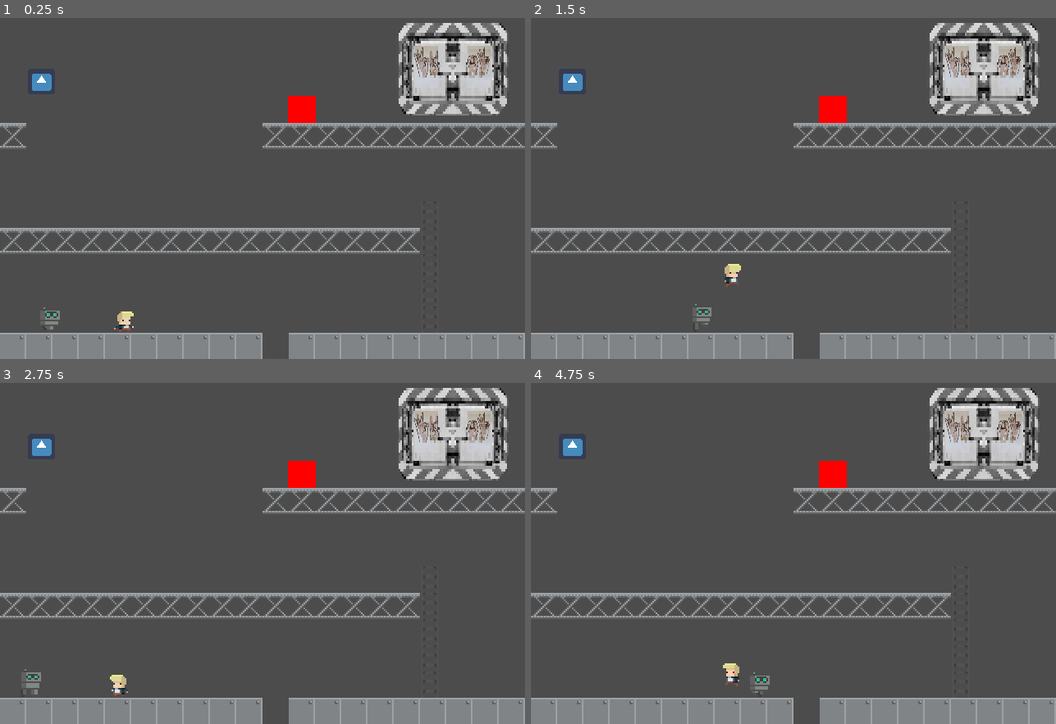
Above: before the commit, frames 1-4 (two rows, left to right).
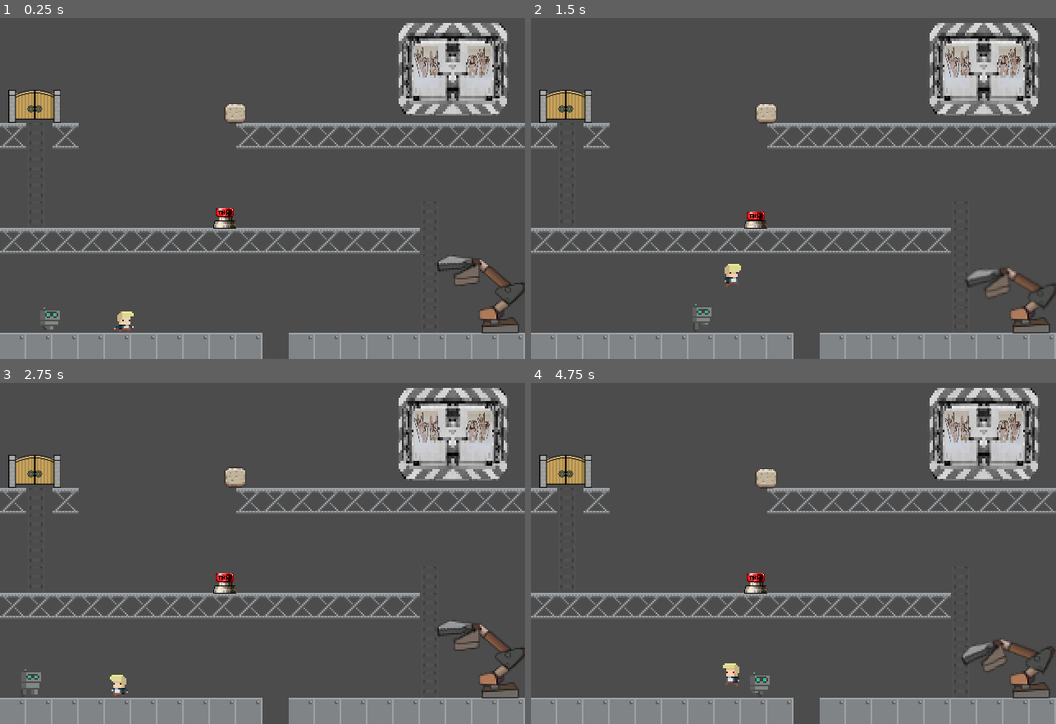
Above: after the commit, the same moments.

Repository: Fredz66/thsf9
Game: Godot game, scene res://scene1.tscn
Same seed, same stepped clock (60 frames per second), same inputs: the game is played once before the commit and once after it. The engine's default icon, where the game draws it, is replaced by a stand-in: a white triangle on a blue panel in a dark square.
Inputs:
- Up to frame 1 (0.25 s): no input
- Up to frame 2 (1.5 s): hold Up (ui_up) 0.53-1.28 s; hold Right (ui_right) from 0.53 s (still down); tap Up (ui_up) at 1.35 s
- Up to frame 3 (2.75 s): tap Up (ui_up) at 1.52, 1.82 s; release Right (ui_right) at 2.03 s; hold Left (ui_left) from 2.03 s (still down); hold Up (ui_up) from 2.03 s (still down)
- Up to frame 4 (4.75 s): release Left (ui_left) at 2.78 s; release Up (ui_up) at 2.78 s; hold Right (ui_right) 2.78-4.28 s; tap Up (ui_up) at 2.85, 3.02, 3.32, 4.35, 4.52 s; hold Up (ui_up) 3.53-4.28 s; hold Left (ui_left) from 4.28 s (still down)

The runs differ from the first frame. In frame 1, 3.0% of the frame differs, in the area x 1-100%, y 16-93%; in frame 2, 2.9%; in frame 3, 3.0%; in frame 4, 3.0%.

Commit message:
Ajout de divers éléments au niveau 1.

Diff:
--- /dev/null
+++ b/Pierre.gd
@@ -0,0 +1,14 @@
+extends KinematicBody2D
+
+
+var motion = Vector2()
+var speed = 200
+var GRAVITY = 2
+var addition = 1
+
+func _physics_process(delta):
+	move_and_collide(motion * delta)
+	motion.y += GRAVITY
+#	var direction = ($Player.position - position).normalized()
+#	var motion = direction * SPEED * delta
+#	position += motion
--- a/Player.gd
+++ b/Player.gd
@@ -14,14 +14,29 @@
 var on_ladder = false
 var contact = false
 
+var door
+var brasrobot
+var boutonrouge
+
+func _ready():
+	door = get_node("../Door/Sprite")
+	door.connect("animation_finished", self, "on_door_animation_finished")
+	brasrobot = get_node("../BrasRobot/Sprite")
+	brasrobot.play("Move")
+	boutonrouge = get_node("../BoutonRouge/Sprite")
+	boutonrouge.play("Push")
+
+func on_door_animation_finished():
+	contact = true
+
 func _physics_process(delta):
 
 	motion.y += GRAVITY
 
-	print ("y :")
-	print (position.y)
-	print ("x :")
-	print (position.x)
+#	print ("y :")
+#	print (position.y)
+#	print ("x :")
+#	print (position.x)
 
 	if Input.is_action_pressed("ui_right"):
 		motion.x = SPEED
@@ -44,10 +59,10 @@
 	# LADDER
 	var tilemap = get_parent().get_node("TileMap2")
 
-	if not tilemap == null:
+	if tilemap != null:
 		var map_pos = tilemap.world_to_map(position)
 		var id = tilemap.get_cellv(map_pos)
-		if id > -1:
+		if id != -1:
 			if tilemap.get_tileset().tile_get_name(id) == "ladder":
 				on_ladder = true
 				#left_tile = (TileMap2.get_cellv(TileMap2.world_to_map(pos)))
@@ -55,14 +70,15 @@
 				on_ladder = false
 		else:
 			on_ladder = false
+
 	if on_ladder == true:
 		if Input.is_action_pressed("ui_up"):
-			pass
-			if position.x >= 200:
-				position.x = 263
-				print (position.x)
-			else:
-				position.x = 200
+			#pass
+#			if position.x >= 200:
+#				position.x = 263
+#				print (position.x)
+#			else:
+#				position.x = 200
 			motion.y = -80
 			$Sprite.play("Climb")
 
@@ -79,5 +95,12 @@
 func _on_TEST_body_entered(body):
 	contact = true
 
+func _on_Door_body_entered(body):
+	door.play("Open")
+	#$Sprite.play("Open")
+	print(body.get_name())
+	#get_node("/root/Door").$Sprite.play("Open")
+	pass
+
 func _on_robot_body_entered(body):
 	get_tree().reload_current_scene()
--- a/scene1.tscn
+++ b/scene1.tscn
@@ -1,37 +1,46 @@
-[gd_scene load_steps=40 format=2]
+[gd_scene load_steps=54 format=2]
 
 [ext_resource path="res://TileSet02.tres" type="TileSet" id=1]
 [ext_resource path="res://Player.gd" type="Script" id=2]
-[ext_resource path="res://player/run/000.png" type="Texture" id=3]
-[ext_resource path="res://player/run/001.png" type="Texture" id=4]
-[ext_resource path="res://player/run/002.png" type="Texture" id=5]
-[ext_resource path="res://player/run/003.png" type="Texture" id=6]
-[ext_resource path="res://player/run/004.png" type="Texture" id=7]
-[ext_resource path="res://player/run/005.png" type="Texture" id=8]
-[ext_resource path="res://player/run/006.png" type="Texture" id=9]
-[ext_resource path="res://player/run/007.png" type="Texture" id=10]
-[ext_resource path="res://player/run/008.png" type="Texture" id=11]
-[ext_resource path="res://player/run/009.png" type="Texture" id=12]
-[ext_resource path="res://player/idle/000.png" type="Texture" id=13]
-[ext_resource path="res://player/idle/001.png" type="Texture" id=14]
-[ext_resource path="res://player/idle/002.png" type="Texture" id=15]
-[ext_resource path="res://player/idle/003.png" type="Texture" id=16]
-[ext_resource path="res://player/idle/004.png" type="Texture" id=17]
+[ext_resource path="res://player/idle/000.png" type="Texture" id=3]
+[ext_resource path="res://player/idle/001.png" type="Texture" id=4]
+[ext_resource path="res://player/idle/002.png" type="Texture" id=5]
+[ext_resource path="res://player/idle/003.png" type="Texture" id=6]
+[ext_resource path="res://player/idle/004.png" type="Texture" id=7]
+[ext_resource path="res://player/run/000.png" type="Texture" id=8]
+[ext_resource path="res://player/run/001.png" type="Texture" id=9]
+[ext_resource path="res://player/run/002.png" type="Texture" id=10]
+[ext_resource path="res://player/run/003.png" type="Texture" id=11]
+[ext_resource path="res://player/run/004.png" type="Texture" id=12]
+[ext_resource path="res://player/run/005.png" type="Texture" id=13]
+[ext_resource path="res://player/run/006.png" type="Texture" id=14]
+[ext_resource path="res://player/run/007.png" type="Texture" id=15]
+[ext_resource path="res://player/run/008.png" type="Texture" id=16]
+[ext_resource path="res://player/run/009.png" type="Texture" id=17]
 [ext_resource path="res://player/climb/000.png" type="Texture" id=18]
 [ext_resource path="res://player/climb/001.png" type="Texture" id=19]
 [ext_resource path="res://icon.png" type="Texture" id=20]
-[ext_resource path="res://KinematicBody2D.gd" type="Script" id=21]
-[ext_resource path="res://red.png" type="Texture" id=22]
-[ext_resource path="res://porte-pixel3.png" type="Texture" id=23]
-[ext_resource path="res://robot.gd" type="Script" id=24]
-[ext_resource path="res://robot/r001.png" type="Texture" id=25]
-[ext_resource path="res://robot/r002.png" type="Texture" id=26]
-[ext_resource path="res://robot/r003.png" type="Texture" id=27]
-[ext_resource path="res://robot/r004.png" type="Texture" id=28]
-[ext_resource path="res://robot/r005.png" type="Texture" id=29]
-[ext_resource path="res://robot/r006.png" type="Texture" id=30]
-[ext_resource path="res://robot/r007.png" type="Texture" id=31]
-[ext_resource path="res://robot/r008.png" type="Texture" id=32]
+[ext_resource path="res://porte-pixel3.png" type="Texture" id=21]
+[ext_resource path="res://robot.gd" type="Script" id=22]
+[ext_resource path="res://robot/r001.png" type="Texture" id=23]
+[ext_resource path="res://robot/r002.png" type="Texture" id=24]
+[ext_resource path="res://robot/r003.png" type="Texture" id=25]
+[ext_resource path="res://robot/r004.png" type="Texture" id=26]
+[ext_resource path="res://robot/r005.png" type="Texture" id=27]
+[ext_resource path="res://robot/r006.png" type="Texture" id=28]
+[ext_resource path="res://robot/r007.png" type="Texture" id=29]
+[ext_resource path="res://robot/r008.png" type="Texture" id=30]
+[ext_resource path="res://brasrobot/1.png" type="Texture" id=31]
+[ext_resource path="res://brasrobot/2.png" type="Texture" id=32]
+[ext_resource path="res://brasrobot/3.png" type="Texture" id=33]
+[ext_resource path="res://door/object_door_horizontal_1.png" type="Texture" id=34]
+[ext_resource path="res://door/object_door_horizontal_2.png" type="Texture" id=35]
+[ext_resource path="res://door/object_door_horizontal_3.png" type="Texture" id=36]
+[ext_resource path="res://door/object_door_horizontal_4.png" type="Texture" id=37]
+[ext_resource path="res://Pierre.gd" type="Script" id=38]
+[ext_resource path="res://pierre/pierre.png" type="Texture" id=39]
+[ext_resource path="res://bouton/bouton-rouge.png" type="Texture" id=40]
+[ext_resource path="res://bouton/bouton-rouge-enfonce.png" type="Texture" id=41]
 
 [sub_resource type="RectangleShape2D" id=1]
 
@@ -41,16 +50,16 @@
 [sub_resource type="SpriteFrames" id=2]
 
 animations = [ {
-"frames": [ ExtResource( 3 ), ExtResource( 4 ), ExtResource( 5 ), ExtResource( 6 ), ExtResource( 7 ), ExtResource( 8 ), ExtResource( 9 ), ExtResource( 10 ), ExtResource( 11 ), ExtResource( 12 ) ],
+"frames": [ ExtResource( 3 ), ExtResource( 4 ), ExtResource( 5 ), ExtResource( 6 ), ExtResource( 7 ) ],
+"loop": true,
+"name": "Idle",
+"speed": 5.0
+}, {
+"frames": [ ExtResource( 8 ), ExtResource( 9 ), ExtResource( 10 ), ExtResource( 11 ), ExtResource( 12 ), ExtResource( 13 ), ExtResource( 14 ), ExtResource( 15 ), ExtResource( 16 ), ExtResource( 17 ) ],
 "loop": true,
 "name": "Run",
 "speed": 12.0
 }, {
-"frames": [ ExtResource( 13 ), ExtResource( 14 ), ExtResource( 15 ), ExtResource( 16 ), ExtResource( 17 ) ],
-"loop": true,
-"name": "Idle",
-"speed": 5.0
-}, {
 "frames": [ ExtResource( 18 ), ExtResource( 19 ) ],
 "loop": true,
 "name": "Climb",
@@ -62,11 +71,6 @@
 custom_solver_bias = 0.0
 extents = Vector2( 12.9686, 13.3356 )
 
-[sub_resource type="RectangleShape2D" id=4]
-
-custom_solver_bias = 0.0
-extents = Vector2( 9.55769, 8.99517 )
-
 [sub_resource type="RectangleShape2D" id=5]
 
 custom_solver_bias = 0.0
@@ -80,12 +84,54 @@
 [sub_resource type="SpriteFrames" id=7]
 
 animations = [ {
-"frames": [ ExtResource( 25 ), ExtResource( 25 ), ExtResource( 26 ), ExtResource( 27 ), ExtResource( 28 ), ExtResource( 29 ), ExtResource( 30 ), ExtResource( 31 ), ExtResource( 32 ) ],
+"frames": [ ExtResource( 23 ), ExtResource( 23 ), ExtResource( 24 ), ExtResource( 25 ), ExtResource( 26 ), ExtResource( 27 ), ExtResource( 28 ), ExtResource( 29 ), ExtResource( 30 ) ],
 "loop": true,
 "name": "Run",
 "speed": 12.0
 } ]
 _sections_unfolded = [ "Resource" ]
+
+[sub_resource type="SpriteFrames" id=8]
+
+animations = [ {
+"frames": [ ExtResource( 31 ), ExtResource( 32 ), ExtResource( 33 ), ExtResource( 31 ) ],
+"loop": true,
+"name": "Move",
+"speed": 1.0
+} ]
+
+[sub_resource type="SpriteFrames" id=9]
+
+animations = [ {
+"frames": [ ExtResource( 34 ), ExtResource( 35 ), ExtResource( 36 ), ExtResource( 37 ) ],
+"loop": false,
+"name": "Open",
+"speed": 5.0
+} ]
+
+[sub_resource type="RectangleShape2D" id=10]
+
+custom_solver_bias = 0.0
+extents = Vector2( 15.7129, 10 )
+
+[sub_resource type="RectangleShape2D" id=11]
+
+custom_solver_bias = 0.0
+extents = Vector2( 32.9127, 32.3241 )
+
+[sub_resource type="SpriteFrames" id=13]
+
+animations = [ {
+"frames": [ ExtResource( 40 ), ExtResource( 41 ) ],
+"loop": true,
+"name": "Push",
+"speed": 1.0
+} ]
+
+[sub_resource type="RectangleShape2D" id=12]
+
+custom_solver_bias = 0.0
+extents = Vector2( 7.00729, 6.2376 )
 
 [node name="World" type="Node" index="0"]
 
@@ -107,8 +153,11 @@
 collision_mask = 1
 occluder_light_mask = 1
 format = 1
-tile_data = PoolIntArray( 262144, 2, 0, 262154, 2, 0, 262155, 2, 0, 262156, 2, 0, 262157, 2, 0, 262158, 2, 0, 262159, 2, 0, 262160, 2, 0, 262161, 2, 0, 262162, 2, 0, 262163, 2, 0, 458768, 4, 0, 524288, 2, 0, 524289, …(539 unchanged characters)…
+tile_data = PoolIntArray( 262144, 2, 0, 262145, 4, 0, 262146, 2, 0, 262153, 2, 0, 262154, 2, 0, 262155, 2, 0, 262156, 2, 0, 262157, 2, 0, 262158, 2, 0, 262159, 2, 0, 262160, 2, 0, 262161, 2, 0, 262162, 2, 0, 262163, 2, 0, 327681, 4, 0, 393217, 4, 0, 458753, 4, 0, 458768, 4, 0, 524288, 2, 0, 524289, …(539 unchanged characters)…
 _sections_unfolded = [ "Cell" ]
+__meta__ = {
+"_edit_lock_": true
+}
 
 [node name="Player" type="KinematicBody2D" parent="." index="1"]
 
@@ -142,6 +191,8 @@
 
 [node name="Godot" type="KinematicBody2D" parent="." index="2"]
 
+editor/display_folded = true
+visible = false
 position = Vector2( -56.4678, 88.4047 )
 input_pickable = false
 collision_layer = 1
@@ -162,37 +213,11 @@
 
 texture = ExtResource( 20 )
 
-[node name="rouge" type="KinematicBody2D" parent="." index="3"]
-
-position = Vector2( 183.475, 54.6954 )
-scale = Vector2( 0.266421, 0.259518 )
-input_pickable = false
-collision_layer = 1
-collision_mask = 1
-collision/safe_margin = 0.08
-script = ExtResource( 21 )
-_sections_unfolded = [ "Collision", "Material", "Pickable", "Transform", "Visibility", "Z Index", "collision" ]
-__meta__ = {
-"_edit_group_": true,
-"_edit_lock_": true
-}
-
-[node name="CollisionShape2D" type="CollisionShape2D" parent="rouge" index="0"]
-
-position = Vector2( -4.93728, 1.28859 )
-scale = Vector2( 3.77752, 3.83859 )
-shape = SubResource( 4 )
-
-[node name="sprite3" type="Sprite" parent="rouge" index="1"]
-
-position = Vector2( -30.4067, -28.5606 )
-texture = ExtResource( 22 )
-centered = false
-_sections_unfolded = [ "Animation", "Material", "Offset", "Region", "Transform", "Visibility", "Z Index" ]
-
-[node name="TEST" type="Area2D" parent="." index="4"]
-
-position = Vector2( 25.2452, 38.8328 )
+[node name="TEST" type="Area2D" parent="." index="3"]
+
+editor/display_folded = true
+visible = false
+position = Vector2( 24.1118, 35.6934 )
 scale = Vector2( 0.265252, 0.238997 )
 input_pickable = true
 gravity_vec = Vector2( 0, 1 )
@@ -201,6 +226,9 @@
 angular_damp = 1.0
 audio_bus_override = false
 audio_bus_name = "Master"
+__meta__ = {
+"_edit_group_": true
+}
 
 [node name="Sprite" type="Sprite" parent="TEST" index="0"]
 
@@ -211,8 +239,9 @@
 position = Vector2( -3.77, 0 )
 shape = SubResource( 5 )
 
-[node name="porte" type="KinematicBody2D" parent="." index="5"]
-
+[node name="porte" type="KinematicBody2D" parent="." index="4"]
+
+editor/display_folded = true
 position = Vector2( 274.817, 29.3992 )
 input_pickable = false
 collision_layer = 1
@@ -226,10 +255,11 @@
 
 position = Vector2( 1.39014, 1.7701 )
 scale = Vector2( 0.142767, 0.199433 )
-texture = ExtResource( 23 )
-
-[node name="robot" type="Area2D" parent="." index="6"]
-
+texture = ExtResource( 21 )
+
+[node name="robot" type="Area2D" parent="." index="5"]
+
+editor/display_folded = true
 position = Vector2( 13.4646, 182.294 )
 scale = Vector2( 0.276115, 0.283511 )
 input_pickable = false
@@ -255,6 +285,99 @@
 frames = SubResource( 7 )
 animation = "Run"
 
+[node name="BrasRobot" type="KinematicBody2D" parent="." index="6"]
+
+position = Vector2( 58.1718, 16.6205 )
+input_pickable = false
+collision_layer = 1
+collision_mask = 1
+collision/safe_margin = 0.08
+
+[node name="Sprite" type="AnimatedSprite" parent="BrasRobot" index="0"]
+
+position = Vector2( 233.401, 151.727 )
+frames = SubResource( 8 )
+animation = "Move"
+
+[node name="Door" type="Area2D" parent="." index="7"]
+
+editor/display_folded = true
+input_pickable = false
+gravity_vec = Vector2( 0, 1 )
+gravity = 98.0
+linear_damp = 0.1
+angular_damp = 1.0
+audio_bus_override = false
+audio_bus_name = "Master"
+
+[node name="Sprite" type="AnimatedSprite" parent="Door" index="0"]
+
+position = Vector2( 21.2088, 51.8938 )
+scale = Vector2( 0.5, 0.5 )
+frames = SubResource( 9 )
+animation = "Open"
+_sections_unfolded = [ "Transform" ]
+
+[node name="CollisionShape2D" type="CollisionShape2D" parent="Door" index="1"]
+
+position = Vector2( 20.7861, 53.613 )
+shape = SubResource( 10 )
+
+[node name="Pierre" type="KinematicBody2D" parent="." index="8"]
+
+position = Vector2( 143.022, 57.6075 )
+scale = Vector2( 0.215991, 0.182947 )
+input_pickable = false
+collision_layer = 1
+collision_mask = 1
+collision/safe_margin = 0.08
+script = ExtResource( 38 )
+_sections_unfolded = [ "Pickable" ]
+__meta__ = {
+"_edit_group_": true
+}
+
+[node name="Sprite" type="Sprite" parent="Pierre" index="0"]
+
+position = Vector2( -29.0649, -35.9171 )
+scale = Vector2( 3.87634, 4.29221 )
+texture = ExtResource( 39 )
+centered = false
+_sections_unfolded = [ "Offset" ]
+
+[node name="CollisionShape2D" type="CollisionShape2D" parent="Pierre" index="1"]
+
+position = Vector2( 2.63318, -2.20084 )
+shape = SubResource( 11 )
+
+[node name="BoutonRouge" type="StaticBody2D" parent="." index="9"]
+
+position = Vector2( 114.18, 94.5359 )
+input_pickable = true
+collision_layer = 1
+collision_mask = 1
+constant_linear_velocity = Vector2( 0, 0 )
+constant_angular_velocity = 0.0
+friction = 1.0
+bounce = 0.0
+
+[node name="Sprite" type="AnimatedSprite" parent="BoutonRouge" index="0"]
+
+position = Vector2( 22.9369, 27.5586 )
+scale = Vector2( 0.220961, 0.257504 )
+frames = SubResource( 13 )
+animation = "Push"
+_sections_unfolded = [ "Offset", "Transform" ]
+
+[node name="CollisionShape2D" type="CollisionShape2D" parent="BoutonRouge" index="1"]
+
+visible = false
+position = Vector2( 22.9085, 27.6077 )
+shape = SubResource( 12 )
+_sections_unfolded = [ "Transform" ]
+
 [connection signal="body_entered" from="TEST" to="Player" method="_on_TEST_body_entered"]
 
 [connection signal="body_entered" from="robot" to="Player" method="_on_robot_body_entered"]
+
+[connection signal="body_entered" from="Door" to="Player" method="_on_Door_body_entered"]
Binary file added: bouton/bouton-rouge-enfonce.png
Not shown, added: bouton/bouton-rouge-enfonce.png.import
Binary file added: bouton/bouton-rouge.png
Not shown, added: bouton/bouton-rouge.png.import
Binary file added: bouton/giant-button.png
Not shown, added: bouton/giant-button.png.import
Binary file added: brasrobot/00.png
Not shown, added: brasrobot/00.png.import
Binary file added: brasrobot/1.png
Not shown, added: brasrobot/1.png.import
Binary file added: brasrobot/2.png
Not shown, added: brasrobot/2.png.import
(and 15 more such lines)
